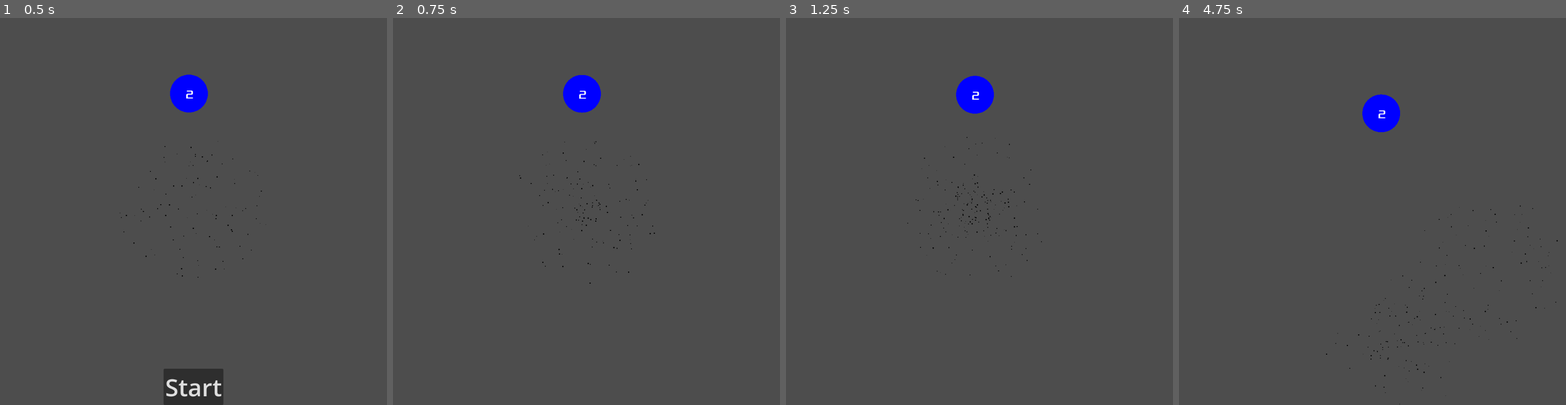
Above: before the commit, frames 1-4 (left to right).
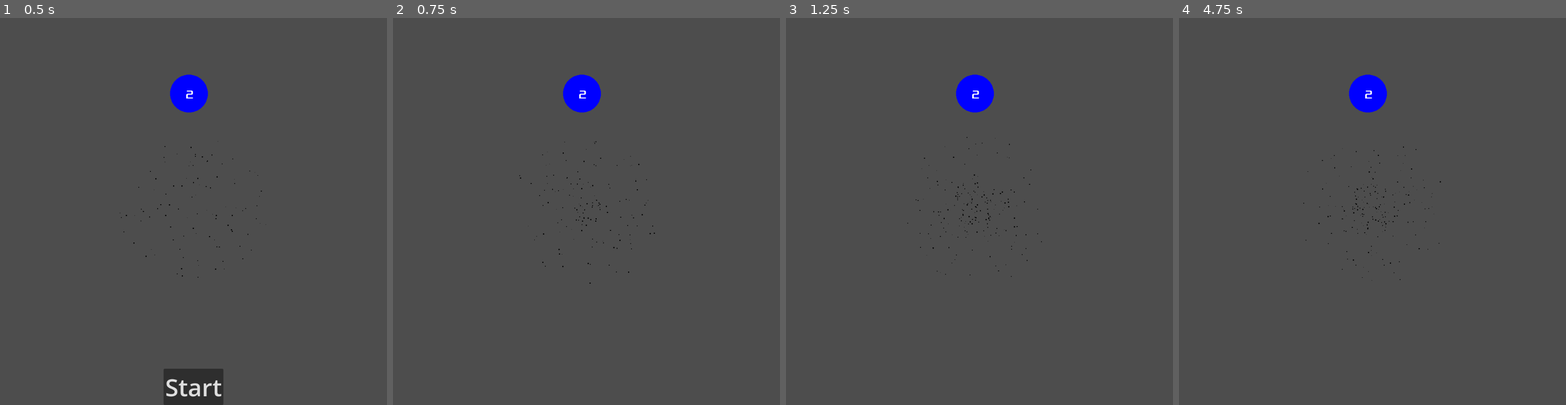
Above: after the commit, the same moments.

Repository: nuts4nuts4nuts/flappyversary
Game: Godot game, scene res://scenes/main.tscn
Same seed, same stepped clock (60 frames per second), same inputs: the game is played once before the commit and once after it.
Inputs (mouse positions are in pixels of both pictures, inside the frame that each line leads up to):
- Up to frame 1 (0.5 s): no input
- Up to frame 2 (0.75 s): click "Start" at 0.5 s
- Up to frame 3 (1.25 s): no input
- Up to frame 4 (4.75 s): tap Enter at 1.25 s; move the mouse to (1457, 192) at 1.27 s; press the mouse at (1457, 192) at 1.28 s; move the mouse to (1295, 230) at 2.02 s; release the mouse at (1295, 230) at 2.03 s; click (1295, 230) at 2.1 s; move the mouse to (1411, 126) at 2.77 s; press the mouse at (1411, 126) at 2.78 s; move the mouse to (1353, 288) at 3.52 s; release the mouse at (1353, 288) at 3.53 s; click (1353, 288) at 3.6 s; move the mouse to (1488, 269) at 4.27 s; press the mouse at (1488, 269) at 4.28 s

Frame 1 is identical in both runs. In frame 2, less than 0.1% of the frame differs, in the area x 43-54%, y 14-25%; in frame 3, 0.1%; in frame 4, 1.3%, in the area x 32-98%, y 14-100%.
Error after the commit: Parse Error: Expected indented block after function declaration. (res://scripts/main.gd:21)

Commit message:
Add incoming ball indicator

Diff:
--- a/scripts/main.gd
+++ b/scripts/main.gd
@@ -12,6 +12,14 @@
 # Called when the node enters the scene tree for the first time.
 func _ready():
 	print("ready")
+
+
+func _process():
+	queue_redraw()
+
+
+func _draw():
+
 
 
 func _unhandled_key_input(event):
@@ -34,8 +42,10 @@
 func restart_game():
 	start_game()
 
+
 func sleep(sec):
 	await get_tree().create_timer(sec).timeout
+
 
 func end_game():
 	$gravity_well.deactivate()
Not shown, changed: README.org
